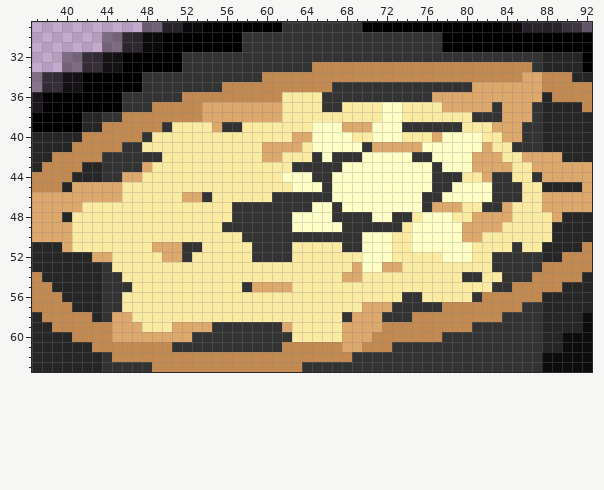
Two versions of one pixel-art file, Textures/Things/Item/Artifact/Artifact_Sun.aseprite. The picture above is the old version.
128x128 pixels, 1 frame. Pixels under 10% opacity are left out. Colours within 5 levels of each other are drawn and written as one. Shown: x 37..92, y 29..63.
After:
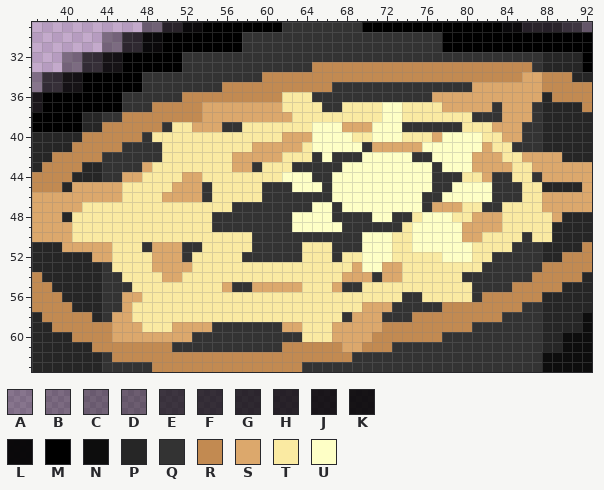
Palette (. is transparent): A #0000004f  B #0000005e  C #0000006c  D #00000073  E #000000af  F #000000b9  G #000000c2  H #000000ca  J #000000dc  K #000000e3  L #000000f1  M #000000  N #0d0d0d  P #262626  Q #333333  R #c28a51  S #dca86c  T #faeaa2  U #feffc6
Change:
Layer "Layer 4":
The edit turns colour T into colour Q in row 36 at x 65; in row 41 at x 48 to 49; in row 43 at x 59; in row 45 at x 54 and 60 to 62; in row 46 at x 60; in row 48 at x 55 to 56.
The edit turns colour T into colour Q in row 49 at x 55; in row 50 at x 86; in row 51 at x 48, 63, 67 and 86 to 87; in row 52 at x 58, 63 and 67; in row 53 at x 82; in row 54 at x 71 and 82 to 83.
The edit turns colour T into colour Q in row 55 at x 57, 68 to 69 and 81 to 82; in row 60 at x 63.
The edit turns colour T into colour S in row 38 at x 62; in row 39 at x 53 to 54; in row 40 at x 62; in row 41 at x 59; in row 42 at x 57 to 59; in row 43 at x 57 to 58.
The edit turns colour T into colour S in row 44 at x 52 to 53; in row 45 at x 51 to 53; in row 46 at x 50 to 51; in row 51 at x 41 to 44; in row 52 at x 49; in row 53 at x 49 to 52.
The edit turns colour T into colour S in row 54 at x 50 to 51, 70 and 72 to 73; in row 55 at x 56, 63 and 67; in row 56 at x 46 to 47; in row 57 at x 46; in row 59 at x 63 and 67; in row 60 at x 67.
The edit turns colour Q into colour T in row 50 at x 58.
The edit turns colour S into colour T in rows 47 to 48 at x 84.
